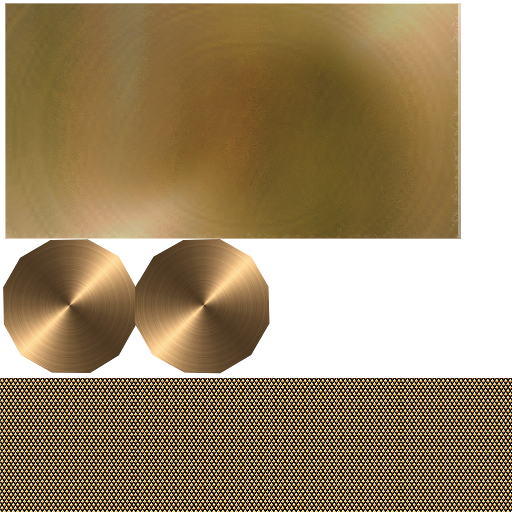
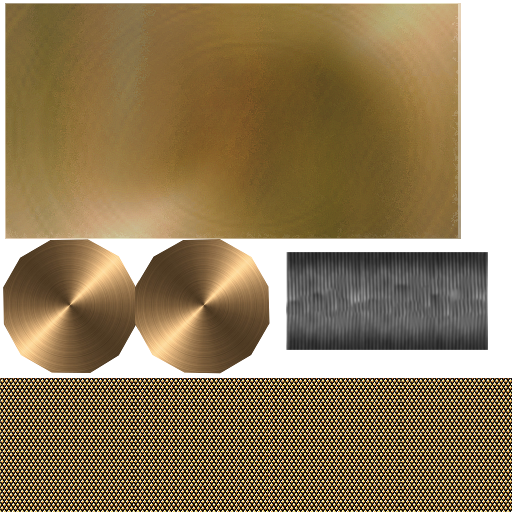
The second (512, 512) image is a revision of the first. Changes to its layers:
added layer "Pasted Layer #5" above "Pasted Layer #2" over bbox(286, 252, 488, 350)
